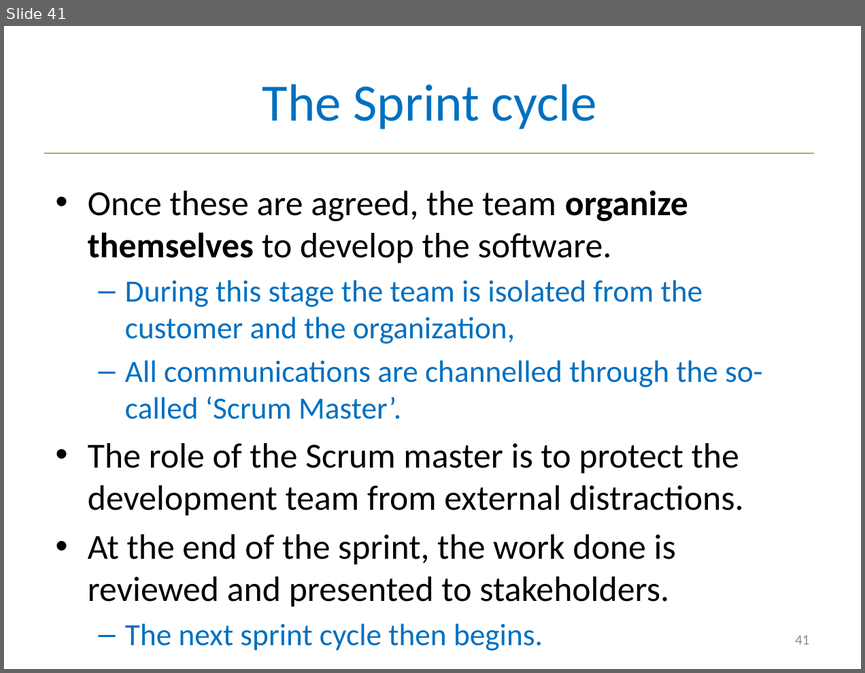
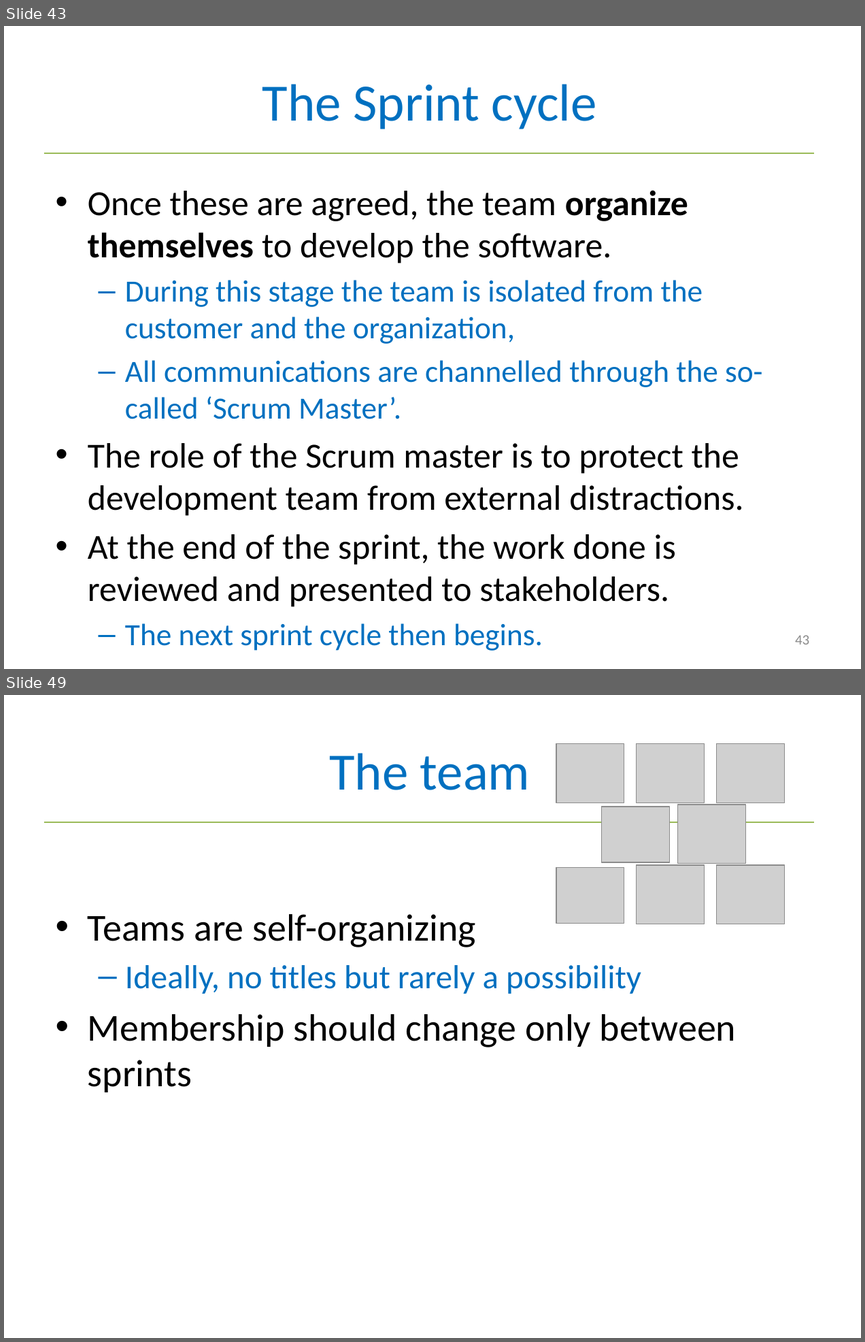
Before and after one commit to tuanct1997/USTH-SE-2017, a slide deck: slides/2 Agile Development.pptx. Shown one above the other, each under a label of ours: slide 41 before the commit, slides 43 and 49 after it; the slides between them are not shown. The pictures are 865x673 and 865x1342 pixels, drawn with LibreOffice and Linux fonts; fonts in the diff are those of the drawing; grey boxes stand for pictures. Boxes give left, top, right and bottom in pixels: in the first picture for what was removed or moved away, otherwise in the second. Text is boxed around its words. In the diff, an @@ line names an element or a change of style, - is before the commit and + after.

```diff
--- a/slides/2 Agile Development.pptx
+++ b/slides/2 Agile Development.pptx
@@ slide 49 added at (4, 695, 861, 1338), background #FFFFFF; not listed: 1 template element that a slide beside it also shows @@
@@ title added at (329, 753, 530, 790), 44 pt, text #0070C0 @@
+The team
@@ group added at (555, 744, 784, 925): 8 pictures @@
@@ text added at (88, 914, 736, 1092), 32 pt, text #000000 @@
+• Teams are self-organizing
+  – Ideally, no titles but rarely a possibility
+• Membership should change only between sprints
@@ what was slide 41 is now slide 43 @@
@@ page number at (795, 635, 809, 644): text changed @@
-41
+43
```
Also in this commit, not shown: 1 slide changed, 24 other slides added, 2 slides removed.
